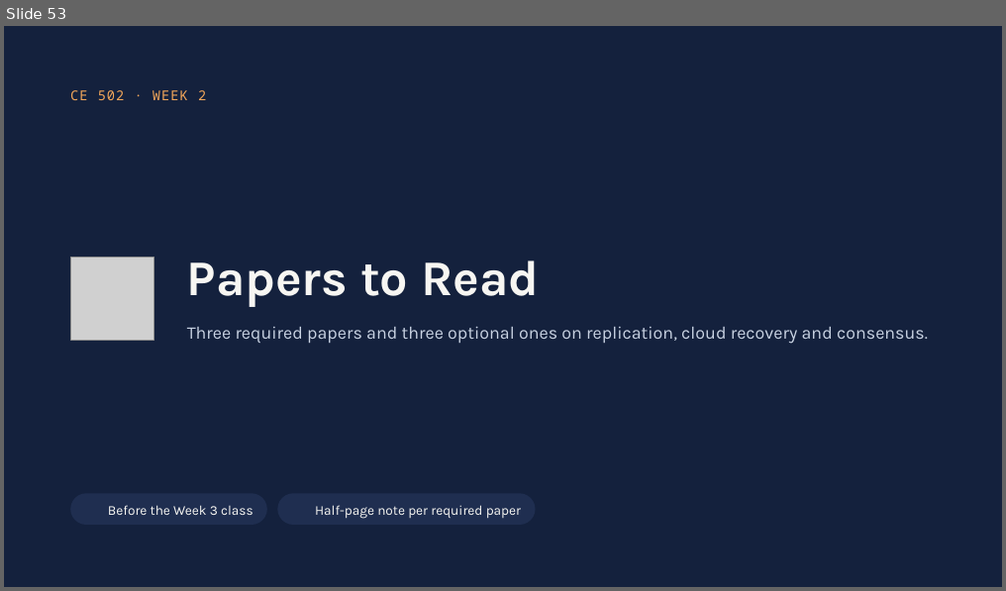
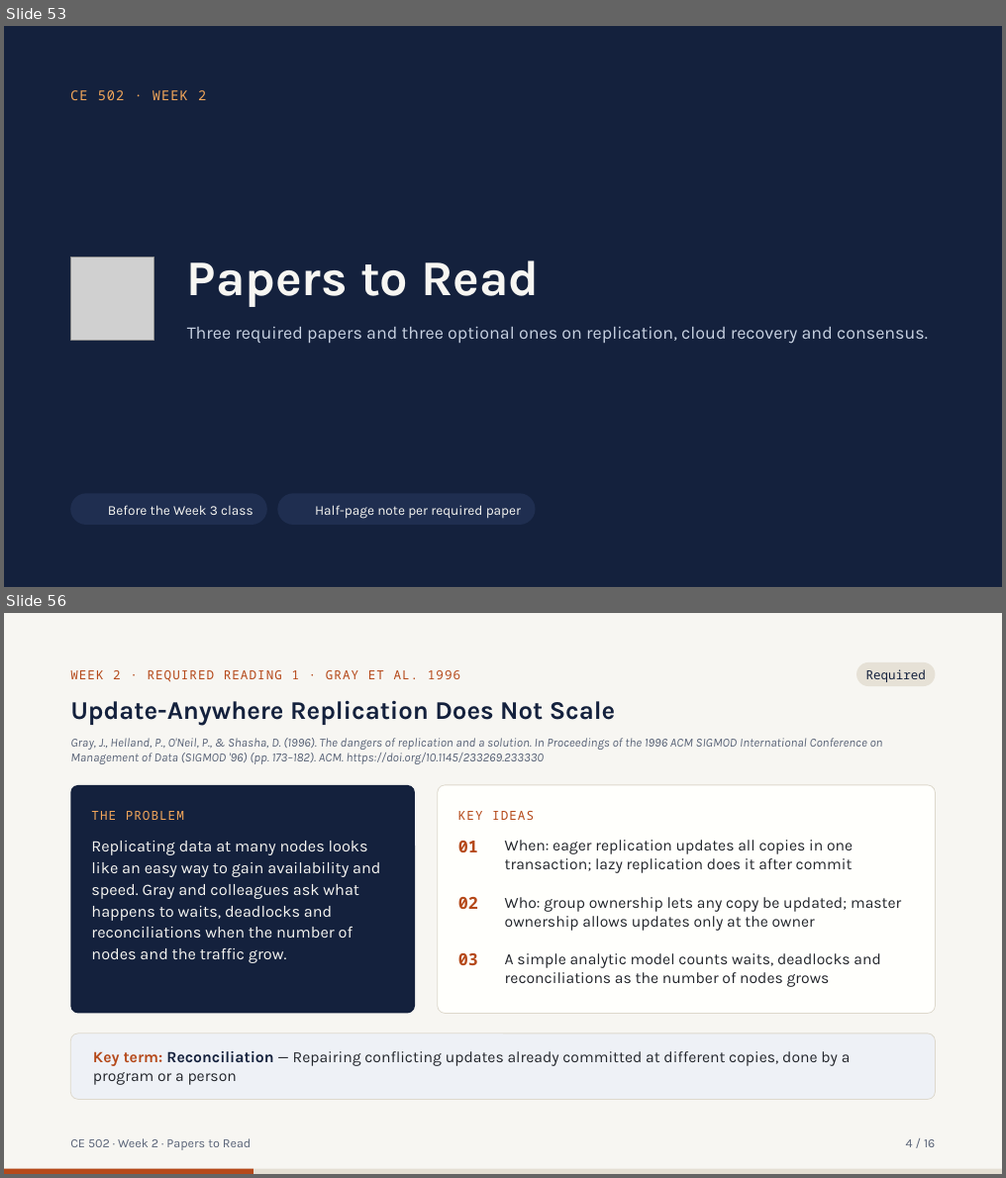
Before and after one commit to afnhsn-ibu/ce502-db, a slide deck: docs/slides/CE502_W02_Backup_Recovery_Replication.pptx. Shown one above the other, each under a label of ours: slide 53 before the commit, slides 53 and 56 after it; the slides between them are not shown. The pictures are 1006x591 and 1006x1178 pixels, drawn with LibreOffice and Linux fonts; fonts in the diff are those of the drawing; grey boxes stand for pictures; background and template pictures are left out. Boxes give left, top, right and bottom in pixels: in the first picture for what was removed or moved away, otherwise in the second. Text is boxed around its words. In the diff, an @@ line names an element or a change of style, - is before the commit and + after.

Commit message:
Add reading summaries for all 69 papers; republish weeks 1-5 decks
tools/reading_summaries holds the summary text (w01-w12.json), a checker,
the CE 502-style slide builder and the merge scripts. The weeks 1-5 decks
and PDFs now include two slides per paper in Papers to Read, and the week
and papers pages point to them.

```diff
--- a/docs/slides/CE502_W02_Backup_Recovery_Replication.pptx
+++ b/docs/slides/CE502_W02_Backup_Recovery_Replication.pptx
@@ slide 56 added at <box>4,613,1002,1174</box>, background #F7F6F2 @@
@@ text added at <box>70,670,460,682</box>, 12 pt, text #B5491A @@
+WEEK 2 · REQUIRED READING 1 · GRAY ET AL. 1996
@@ rounded rectangle added at <box>856,663,936,686</box>, fill #E6E1D6 @@
@@ text added at <box>866,669,926,682</box>, 12 pt, text #14213D @@
+Required
@@ text added at <box>70,700,615,726</box>, 24.5 pt, text #14213D, bold @@
+Update-Anywhere Replication Does Not Scale
@@ text added at <box>70,738,883,764</box>, 12 pt, text #5A6478, italic @@
+Gray, J., Helland, P., O'Neil, P., & Shasha, D. (1996). The dangers of replication and a solution. In Proceedings of the 1996 ACM SIGMOD International Conference on Management of Data (SIGMOD '96) (pp. 173–182). ACM. https://doi.org/10.1145/233269.233330
@@ rounded rectangle added at <box>70,785,415,1014</box>, fill #14213D @@
@@ rounded rectangle added at <box>438,785,936,1014</box>, fill #FFFFFC, outline #DDD8CC 0.75 pt @@
@@ text added at <box>91,811,184,820</box>, 12 pt, text #F2A65A @@
+THE PROBLEM
@@ text added at <box>458,811,534,820</box>, 12 pt, text #B5491A @@
+KEY IDEAS
@@ text added at <box>91,841,380,963</box>, 15.5 pt, text #F7F6F2 @@
+Replicating data at many nodes looks like an easy way to gain availability and speed. Gray and colleagues ask what happens to waits, deadlocks and reconciliations when the number of nodes and the traffic grow.
@@ text added at <box>458,841,478,853</box>, 16 pt, text #B5491A, bold @@
+01
@@ text added at <box>505,840,852,873</box>, 15 pt, text #22252B @@
+When: eager replication updates all copies in one transaction; lazy replication does it after commit
@@ text added at <box>458,897,478,909</box>, 16 pt, text #B5491A, bold @@
+02
@@ text added at <box>505,897,901,931</box>, 15 pt, text #22252B @@
+Who: group ownership lets any copy be updated; master ownership allows updates only at the owner
@@ text added at <box>458,954,478,965</box>, 16 pt, text #B5491A, bold @@
+03
@@ text added at <box>505,954,880,987</box>, 15 pt, text #22252B @@
+A simple analytic model counts waits, deadlocks and reconciliations as the number of nodes grows
@@ rounded rectangle added at <box>70,1034,936,1100</box>, fill #EEF1F6, outline #DDD8CC 0.75 pt @@
@@ text added at <box>93,1052,850,1085</box>, 15 pt, text #22252B @@
+Key term: Reconciliation — Repairing conflicting updates already committed at different copies, done by a program or a person
@@ text added at <box>70,1139,252,1151</box>, 12 pt, text #5A6478 @@
+CE 502 · Week 2 · Papers to Read
@@ text added at <box>906,1140,935,1148</box>, 12 pt, text #5A6478 @@
+4 / 16
@@ rectangle added at <box>4,1169,1002,1174</box>, fill #E4DFD3 @@
@@ rectangle added at <box>4,1169,253,1174</box>, fill #B5491A @@
```
Also in this commit, not shown: 3 slides changed, 11 other slides added, 46 other files.
